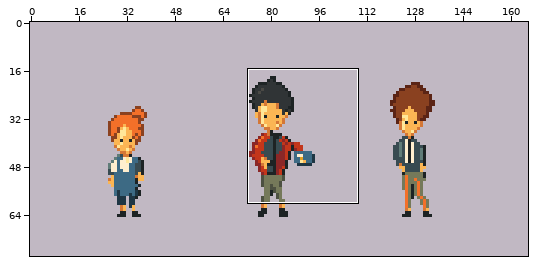
Two versions of one pixel-art file, arte/pruebas/pxl-estilo-v02/out/scenes/animacion.aseprite. Above, an overview of the earlier version with the close-up marked.
Close-up. As it was:
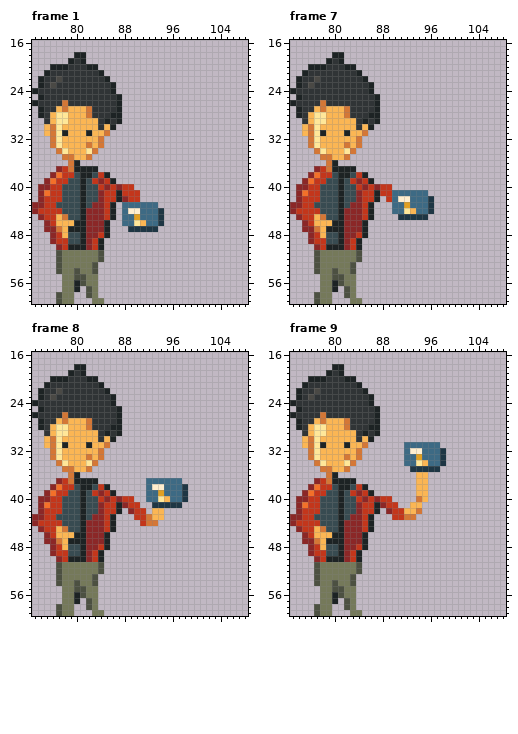
166x78 pixels, 24 frames. Shown: frame 1: x 73..108, y 16..59; frame 7: x 73..108, y 16..59; frame 8: x 73..108, y 16..59; frame 9: x 73..108, y 16..59. The commit also changed other frames or places, which this record leaves out.
After the commit:
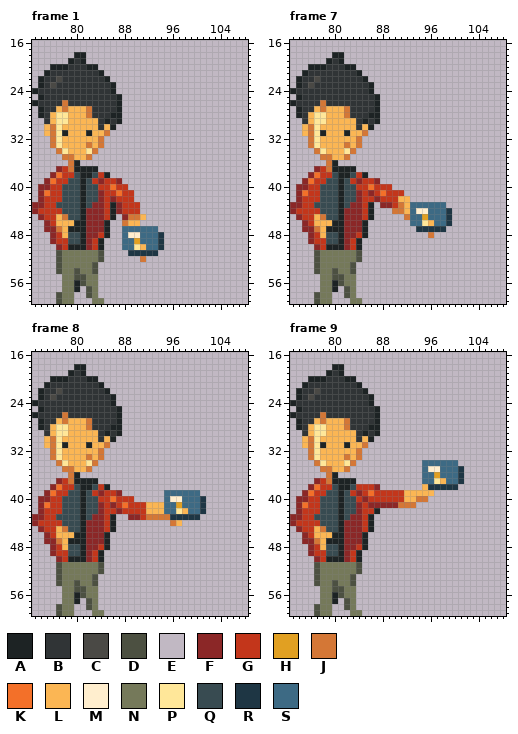
Palette (. is transparent): A #1d2324  B #303436  C #4a4945  D #4c5041  E #c1b8c3  F #8b2727  G #c3361b  H #e1a022  J #d47736  K #f37029  L #fbb654  M #ffeece  N #75795a  P #ffe799  Q #384b51  R #1e3644  S #3d6a84
Difference:
Frame 1:
y 39: x 86..87 AE -> GF
y 40: x 85..87 FGF -> GKG; x 89 G -> E
y 41: x 87 A -> K; x 90 G -> E
y 42: x 86..88 GAF -> FGG; x 90 G -> E
y 43: x 87..93 ESSSSSS -> FGGGEEE
y 44: x 87..94 ESMMSSSR -> FGGGEEEE
y 45: x 88..94 SSHSSSR -> FJJLEEE
y 46: x 88..94 SSPLSSR -> JLLEEEE
y 47: x 88..93 ERRRRR -> SSSSSS
y 48: x 88..94 EEEEEEE -> SMMSSSR
y 49: x 88..94 EEEEEEE -> SSHSSSR
y 50: x 88..94 EEEEEEE -> SSPLSSR
y 51: x 89..93 EEEEE -> RRRRR
y 52: x 91 E -> J
Frame 7:
y 39: x 86..87 AE -> GF
y 40: x 85..87 FGF -> GKG
y 41: x 86..88 GAG -> FGK; x 90..95 SSSSSS -> GGEEEE
y 42: x 87..88 AE -> FG; x 90..96 SMMSSSR -> GLLEEEE
y 43: x 88..92 EESSH -> FFGJL; x 96..98 REE -> SSS
y 44: x 90..99 SSPLSSREEE -> JJLSMMSSSR
y 45: x 91..99 RRRRREEEE -> EJSSHSSSR
y 46: x 93..99 EEEEEEE -> SSPLSSR
y 47: x 94..98 EEEEE -> RRRRR
y 48: x 96 E -> J
Frame 8:
y 37: x 92..97 SSSSSS -> EEEEEE
y 38: x 92..98 SMMSSSR -> EEEEEEE
y 39: x 86..87 AE -> GF; x 92..94 SSH -> EEE; x 98..100 REE -> SSS
y 40: x 85..87 FGF -> GKG; x 92..101 SSPLSSREEE -> EEESMMSSSR
y 41: x 86..88 GAF -> FGK; x 91..101 EERRRRREEEE -> GLLLSSHSSSR
y 42: x 87..89 AEF -> FGG; x 92 E -> L; x 95..101 EEEEEEE -> SSPLSSR
y 43: x 89..90 EG -> FF; x 93..100 LLEEEEEE -> JJJRRRRR
y 44: x 91..93 GJJ -> EEE; x 96..97 EE -> JL
Frame 9:
y 31: x 92..97 SSSSSS -> EEEEEE
y 32: x 92..98 SMMSSSR -> EEEEEEE
y 33: x 92..98 SSHSSSR -> EEEEEEE
y 34: x 92..95 SSPL -> EEES; x 98..100 REE -> SSS
y 35: x 93..101 RRRRREEEE -> EESMMSSSR
y 36: x 94..101 LLEEEEEE -> ESSHSSSR
y 37: x 94..101 LLEEEEEE -> ESSPLSSR
y 38: x 85..87 AEE -> GGF; x 94 L -> E; x 96..100 EEEEE -> RRRRR
y 39: x 86..93 AEEEEEEE -> KGGGGGLL; x 96 E -> L
y 40: x 87 F -> G; x 90..93 EEEE -> GGLL; x 95 L -> J
y 41: x 86..87 GA -> FF; x 89..94 GGEELL -> FFJJJE
y 42: x 89..94 FGGLLJ -> EEEEEE
y 43: x 90..93 GGJJ -> EEEE
Changed places in both close-ups, as pixel boxes (x1, y1, x2, y2):
changed: (104, 178, 164, 262)
changed: (362, 178, 452, 238)
changed: (104, 478, 206, 526)
changed: (362, 442, 464, 520)
